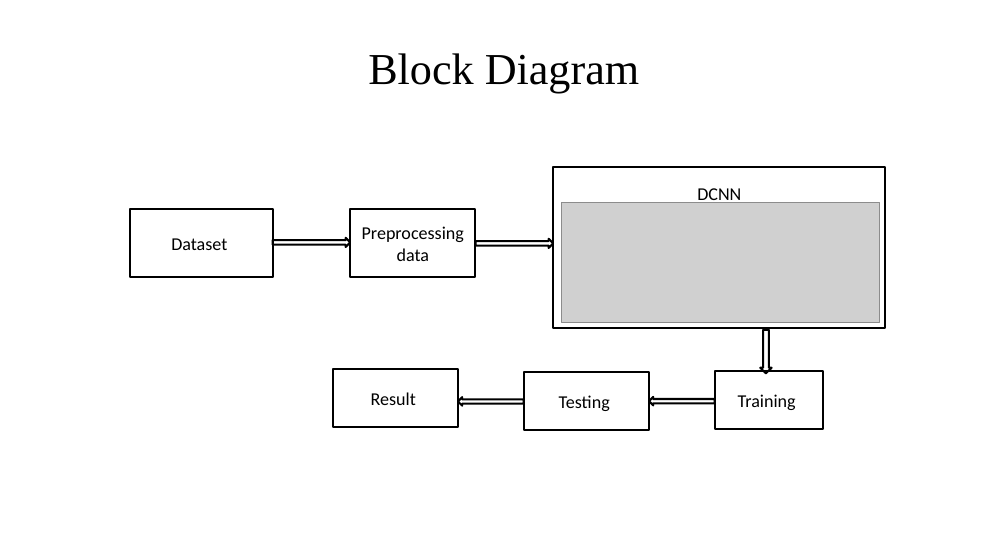
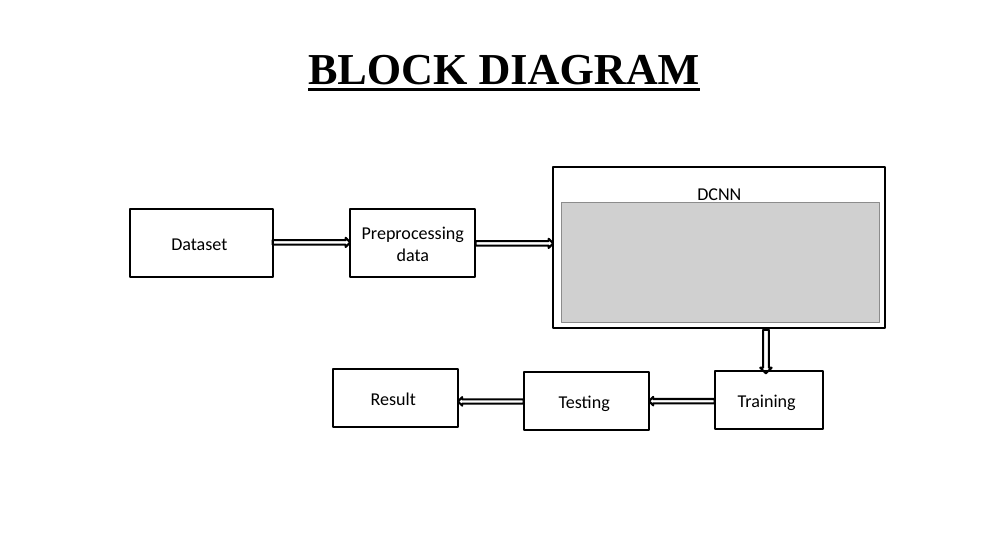
Before and after one commit to kalees64/AI-BASED-LEAF-DISEASE-IDENTIFICATION-AND-CLASSIFICATION-SYSTEM-USING-DEEP-LEARNING, a slide deck: slide 18 of report/Final Ppt-Leaf disease.pptx. Drawn at 1008x542 pixels with LibreOffice and Linux fonts; fonts in the diff are those of the drawing; grey boxes stand for pictures. Boxes give left, top, right and bottom in pixels: in the first picture for what was removed or moved away, otherwise in the second. Text is boxed around its words. In the diff, an @@ line names an element or a change of style, - is before the commit and + after.

```diff
--- a/report/Final Ppt-Leaf disease.pptx
+++ b/report/Final Ppt-Leaf disease.pptx
@@ title at [308,54,700,91]: text changed; bold on @@
-Block Diagram
+BLOCK DIAGRAM
```
Also in this commit, not shown: 32 other slides changed, 6 other files.
